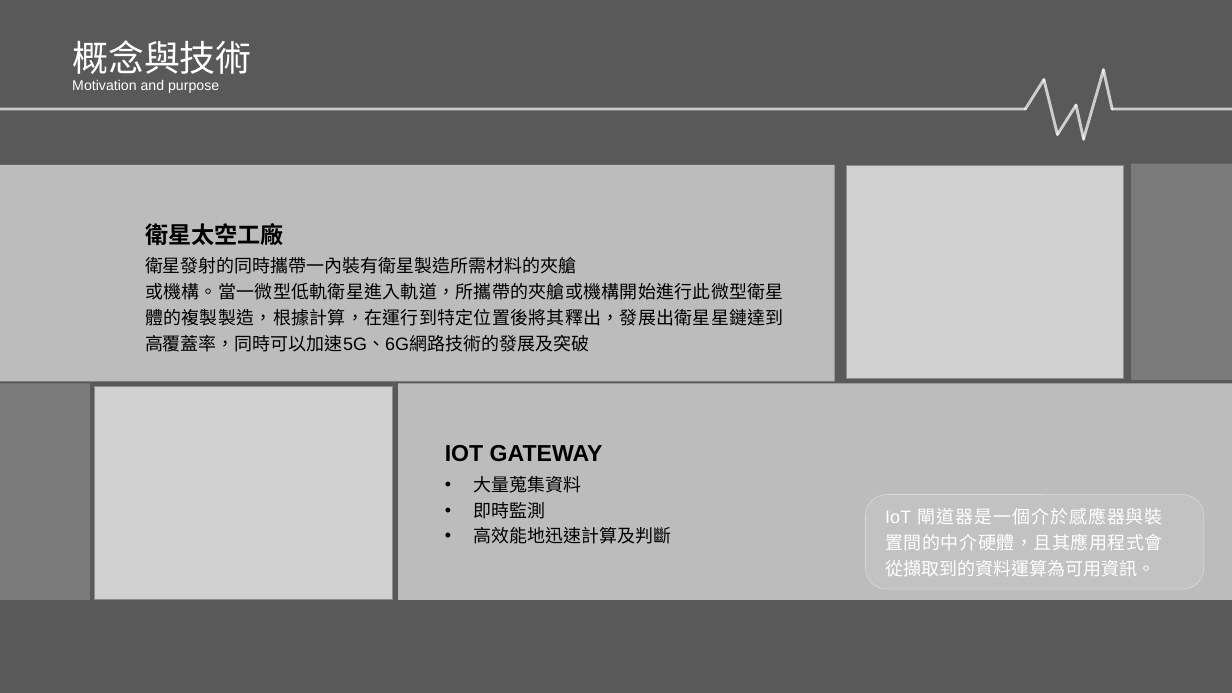
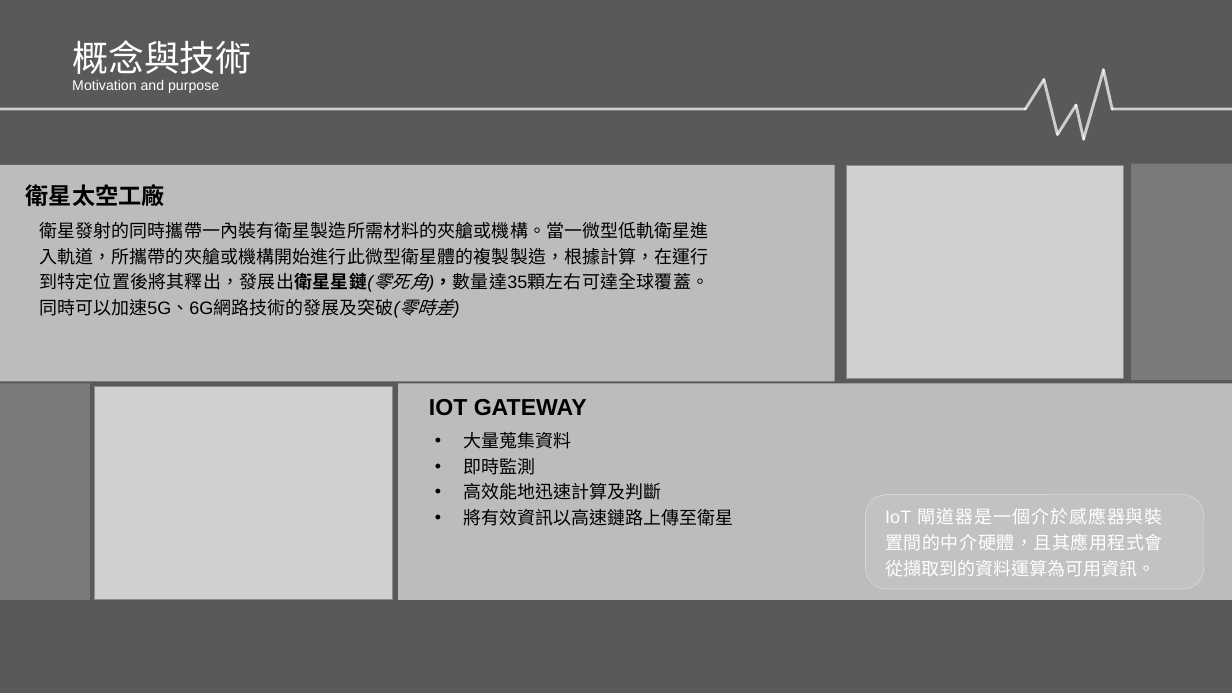
Before and after one commit to Sikako/hackthon, a slide deck: slide 6 of bigdata.pptx (slide 4 before the commit). Drawn at 1232x693 pixels with LibreOffice and Linux fonts; fonts in the diff are those of the drawing; grey boxes stand for pictures; background and template pictures are left out. Boxes give left, top, right and bottom in pixels: in the first picture for what was removed or moved away, otherwise in the second. Text is boxed around its words. In the diff, an @@ line names an element or a change of style, - is before the commit and + after.

```diff
--- a/bigdata.pptx
+++ b/bigdata.pptx
@@ text "衛星太空工廠": place and size @@
-text "衛星太空工廠" at [145,223,284,245]
+text "衛星太空工廠" at [26,184,165,206]
@@ text at [39,222,709,318]: text changed @@
-衛星發射的同時攜帶一內裝有衛星製造所需材料的夾艙
-或機構。當一微型低軌衛星進入軌道，所攜帶的夾艙或機構開始進行此微型衛星體的複製製造，根據計算，在運行到特定位置後將其釋出，發展出衛星星鏈達到高覆蓋率，同時可以加速5G、6G網路技術的發展及突破
+衛星發射的同時攜帶一內裝有衛星製造所需材料的夾艙或機構。當一微型低軌衛星進入軌道，所攜帶的夾艙或機構開始進行此微型衛星體的複製製造，根據計算，在運行到特定位置後將其釋出，發展出衛星星鏈(零死角)，數量達35顆左右可達全球覆蓋。同時可以加速5G、6G網路技術的發展及突破(零時差)
@@ text "IOT GATEWAY": place and size @@
-text "IOT GATEWAY" at [445,445,603,461]
+text "IOT GATEWAY" at [429,399,587,415]
@@ text "大量蒐集資料": place and size @@
-text "大量蒐集資料" at [474,476,672,544]
+text "大量蒐集資料" at [464,432,734,526]
@@ text at [464,509,734,526]: paragraph added @@
+• 將有效資訊以高速鏈路上傳至衛星
```
Also in this commit, not shown: 9 other slides changed, 2 slides added, 17 slides removed, 3 other files.
